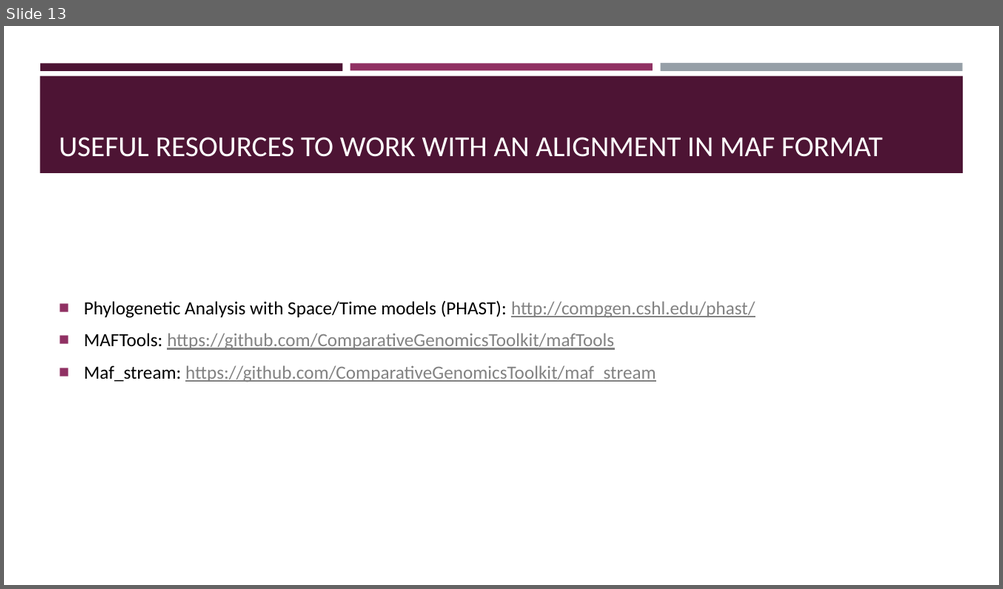
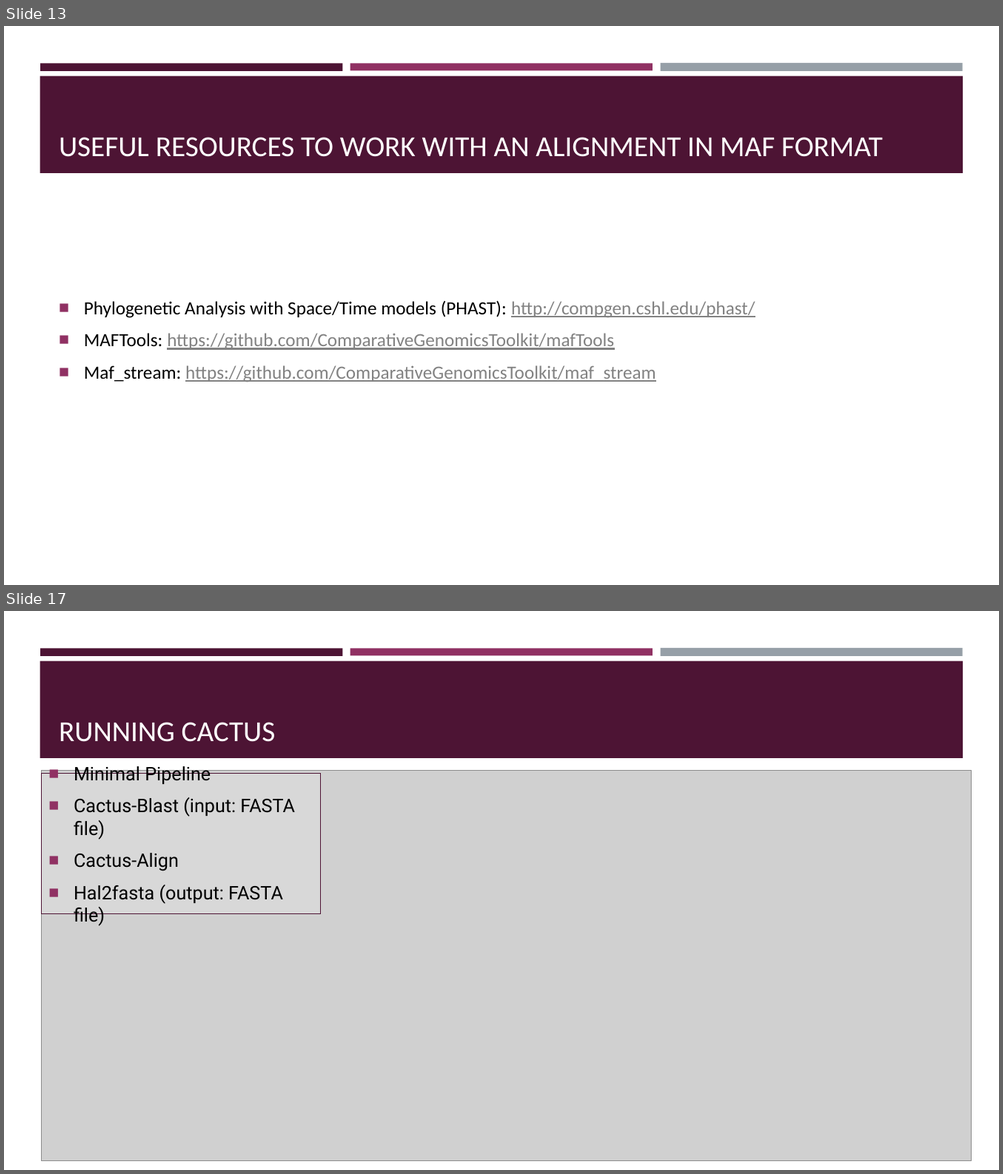
Before and after one commit to BGAcademy23/cactus, a slide deck: docs/aligning_whole_genomes_with_cactus.pptx. Shown one above the other, each under a label of ours: slide 13 before the commit, slides 13 and 17 after it; the slides between them are not shown. The pictures are 1003x589 and 1003x1174 pixels, drawn with LibreOffice and Linux fonts; fonts in the diff are those of the drawing; grey boxes stand for pictures. Boxes give left, top, right and bottom in pixels: in the first picture for what was removed or moved away, otherwise in the second. Text is boxed around its words. In the diff, an @@ line names an element or a change of style, - is before the commit and + after.

```diff
--- a/docs/aligning_whole_genomes_with_cactus.pptx
+++ b/docs/aligning_whole_genomes_with_cactus.pptx
@@ slide 17 added at box(4, 611, 999, 1170), background #FFFFFF; not listed: 4 template elements that a slide beside it also shows @@
@@ title added at box(59, 722, 276, 742), 28 pt, text #FFFFFF @@
+RUNNING CACTUS
@@ picture added at box(41, 771, 971, 1162) @@
@@ rectangle added at box(41, 774, 321, 914), fill #D8D8D8, outline #4D1434 0.75 pt, 18 pt, text #000000 @@
+■ Minimal Pipeline
+■ Cactus-Blast (input: FASTA file)
+■ Cactus-Align
+■ Hal2fasta (output: FASTA file)
```
Also in this commit, not shown: 1 slide changed, 11 other slides added.
